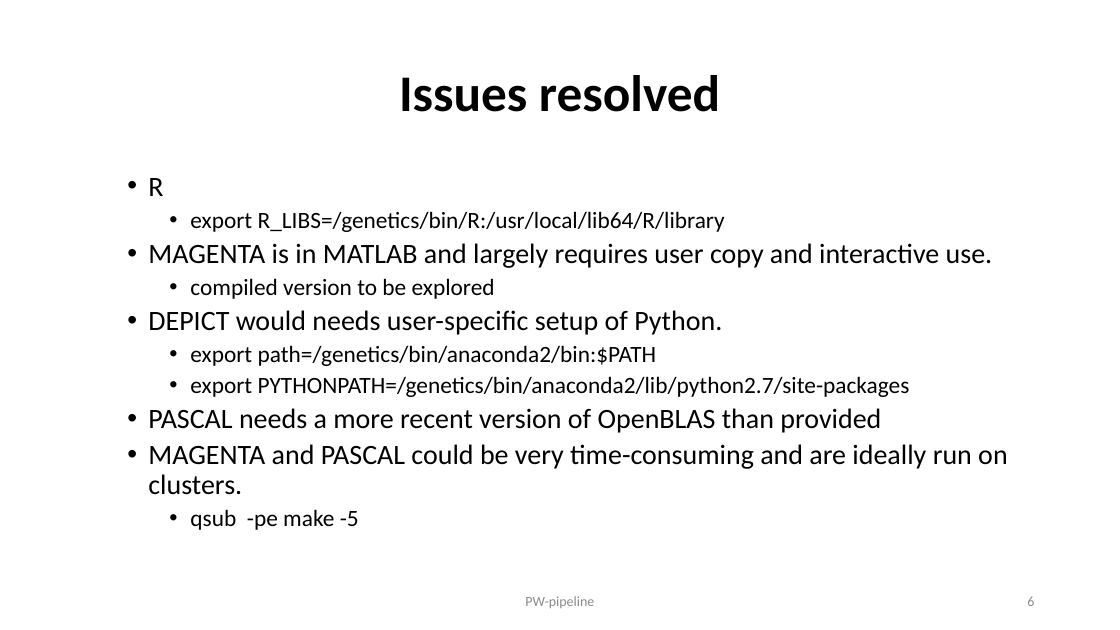
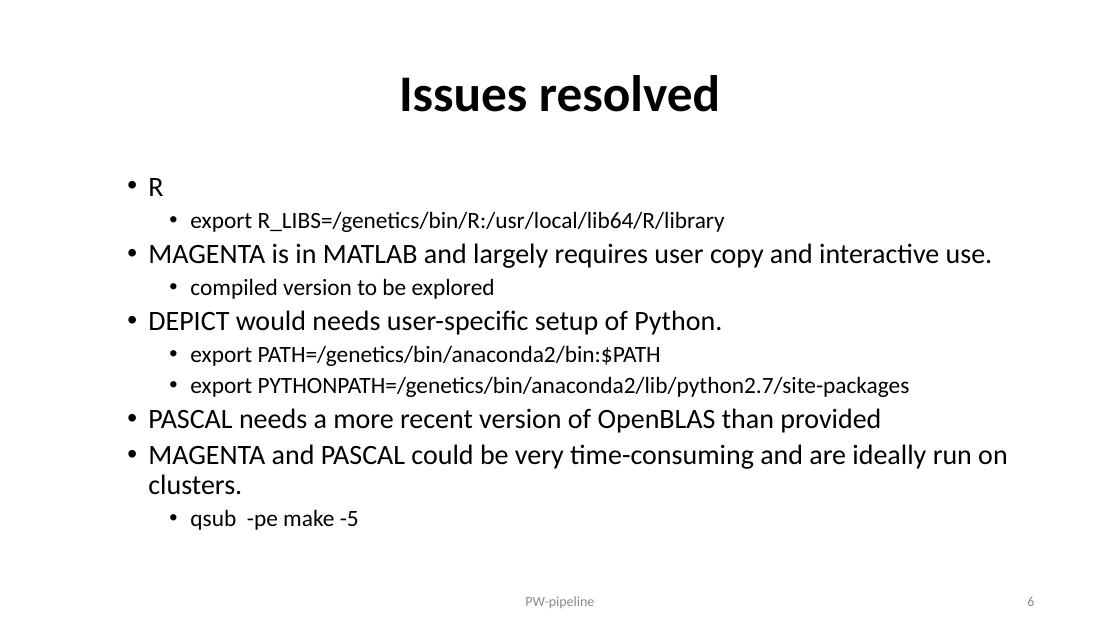
Before and after one commit to jinghuazhao/PW-pipeline, a slide deck: slide 6 of README.pptx. Drawn at 1120x630 pixels with LibreOffice and Linux fonts; fonts in the diff are those of the drawing. Boxes give left, top, right and bottom in pixels: in the first picture for what was removed or moved away, otherwise in the second. Text is boxed around its words. In the diff, an @@ line names an element or a change of style, - is before the commit and + after.

Commit message:
README

```diff
--- a/README.pptx
+++ b/README.pptx
@@ text at bbox=[190, 345, 661, 366]: text changed @@
-    • export path=/genetics/bin/anaconda2/bin:$PATH
+    • export PATH=/genetics/bin/anaconda2/bin:$PATH
```
